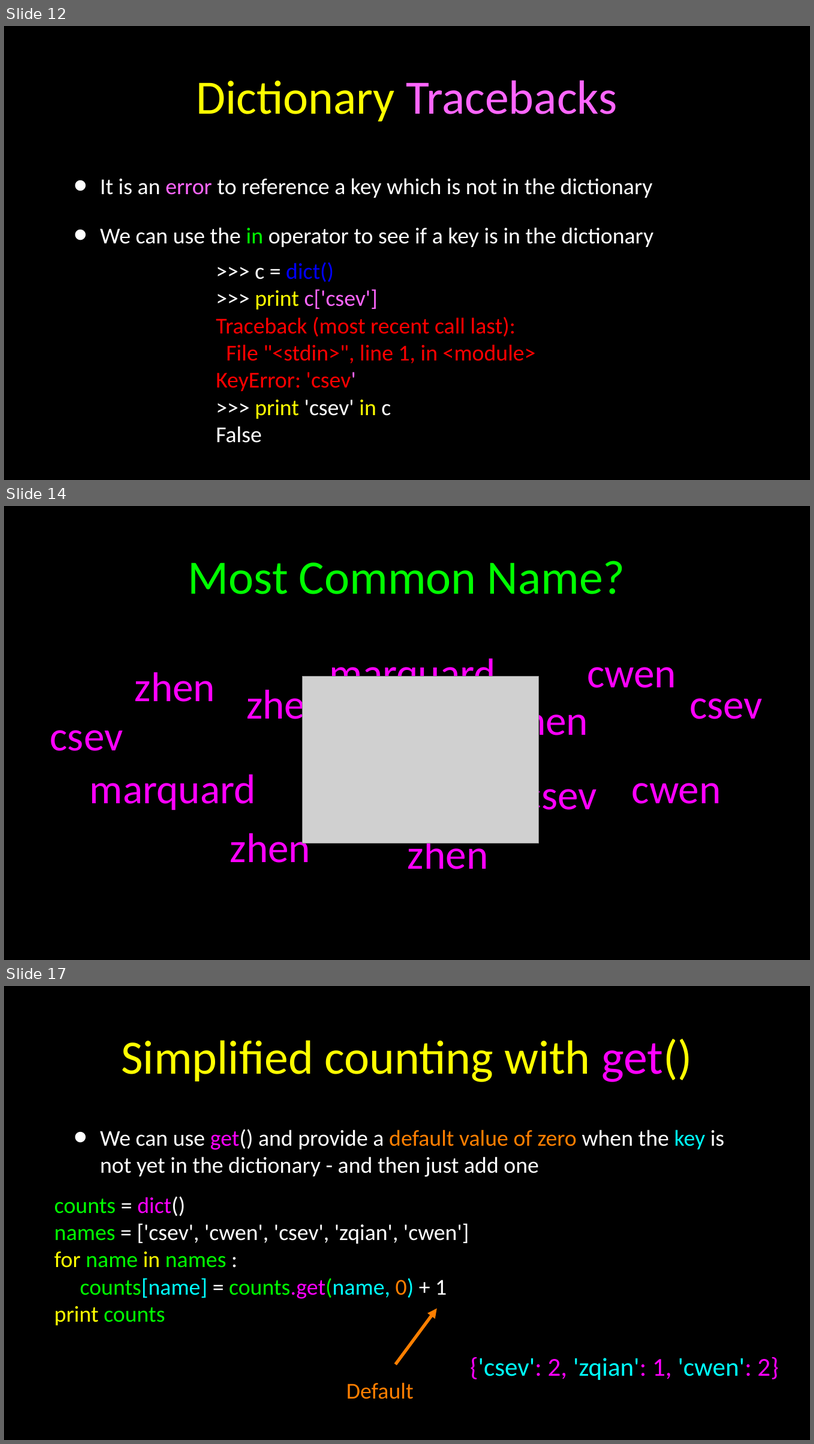
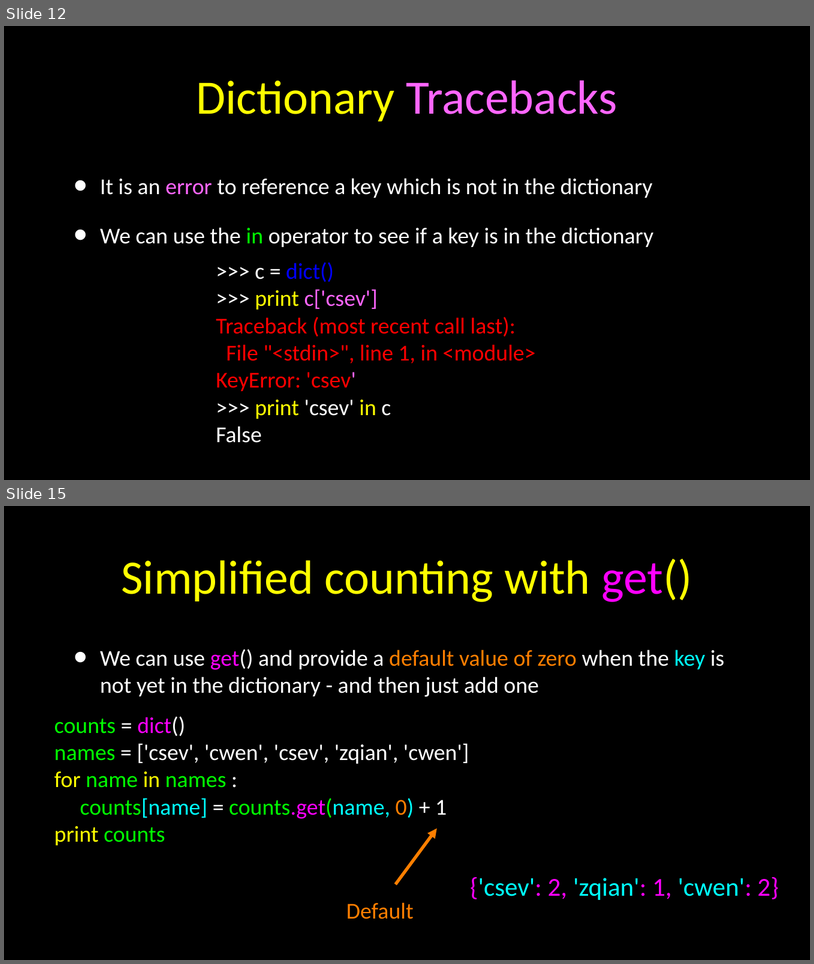
Before and after one commit to jalexander1/Python_Course_Slideware, a slide deck: PythonCourse_09_Dictionaries.ppt. Shown one above the other, each under a label of ours: slides 12, 14 and 17 before the commit, slides 12 and 15 after it; the slides between them are not shown. The pictures are 814x1444 and 814x964 pixels, drawn with LibreOffice and Linux fonts; fonts in the diff are those of the drawing; grey boxes stand for pictures. Boxes give left, top, right and bottom in pixels: in the first picture for what was removed or moved away, otherwise in the second. Text is boxed around its words. In the diff, an @@ line names an element or a change of style, - is before the commit and + after.

```diff
--- a/PythonCourse_09_Dictionaries.ppt
+++ b/PythonCourse_09_Dictionaries.ppt
@@ slide 14 removed at box(4, 506, 810, 960), background #000000 @@
@@ text removed at box(188, 561, 626, 594) @@
-Most Common Name?
@@ text removed at box(330, 652, 496, 697) @@
-marquard
@@ text removed at box(587, 667, 677, 688) @@
-cwen
@@ text removed at box(135, 672, 216, 702) @@
-zhen
@@ text removed at box(246, 684, 327, 729) @@
-zhen
@@ picture removed at box(302, 676, 539, 843) @@
@@ text removed at box(508, 700, 589, 745) @@
-zhen
@@ text removed at box(690, 698, 763, 719) @@
-csev
@@ text removed at box(50, 730, 123, 751) @@
-csev
@@ text removed at box(90, 774, 256, 810) @@
-marquard
@@ text removed at box(524, 775, 597, 820) @@
-csev
@@ text removed at box(632, 783, 722, 804) @@
-cwen
@@ text removed at box(230, 827, 311, 862) @@
-zhen
@@ text removed at box(408, 834, 489, 869) @@
-zhen
@@ what was slide 17 is now slide 15 @@
```
Also in this commit, not shown: 8 slides changed, 2 other slides removed, 13 other files.
